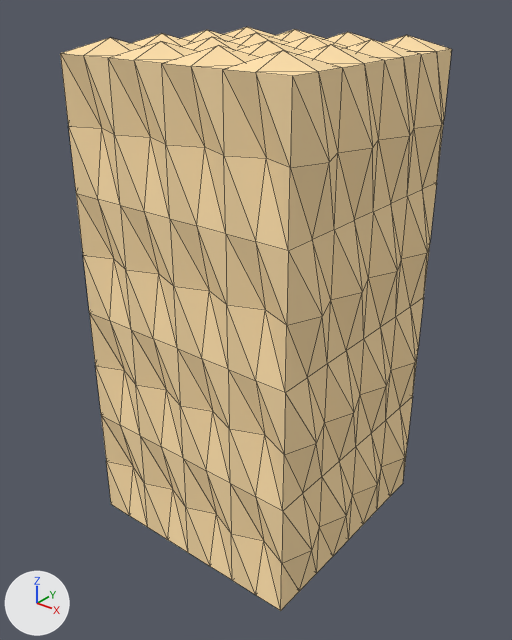
Two versions of the Blender file Idees_Graphisme/Arene/Wall_basic.blend, one commit apart.
Both versions are drawn from a 50 mm lens placed at (3.36, -4.27, 4.49), pointed at (0.0, -0.06, 1.88). The lights are fixed; the arrows at lower left show +X, +Y and +Z. Mesh edges are drawn as thin lines.
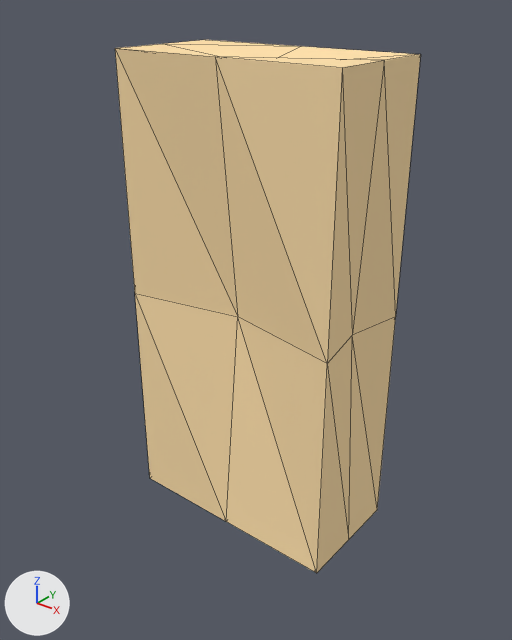
Where the newer file only moved an object's origin or applied its transform, the numbers keep the older frame.

Pixel boxes (x1, y1, x2, y2) of what changed, in the pictures (512 x 640 px):
'Cube', reshaped (22% narrower, 9% shorter)
    before: (60, 27, 452, 611)
    after: (115, 40, 421, 573)
part 1 of me_wall_basic, cut back
    before: (60, 27, 452, 611)
    after: (115, 44, 420, 573)

Edits to the bpy script that builds the scene:
```text
Change me_wall_basic:
    used by ob_cube; location = (0.0, 0.0, 0.0)
    remove me_wall_basic.from_pydata(...)  # 386 vertices, 768 faces; spans x -1.0..1.1, y -1.0..1.1, z 0.0..4.1
    add me_wall_basic.from_pydata(...)  # 26 vertices, 48 faces; spans x -1.1..1.0, y -0.5..0.7, z 0.0..4.0
    me_wall_basic part 1: 366 vertices removed from x -1.0..1.1, y -1.0..1.1, z 0.0..4.1; 6 vertices added at x -1.1..0.9, y -0.3..0.7, z 0.1..3.9
```
